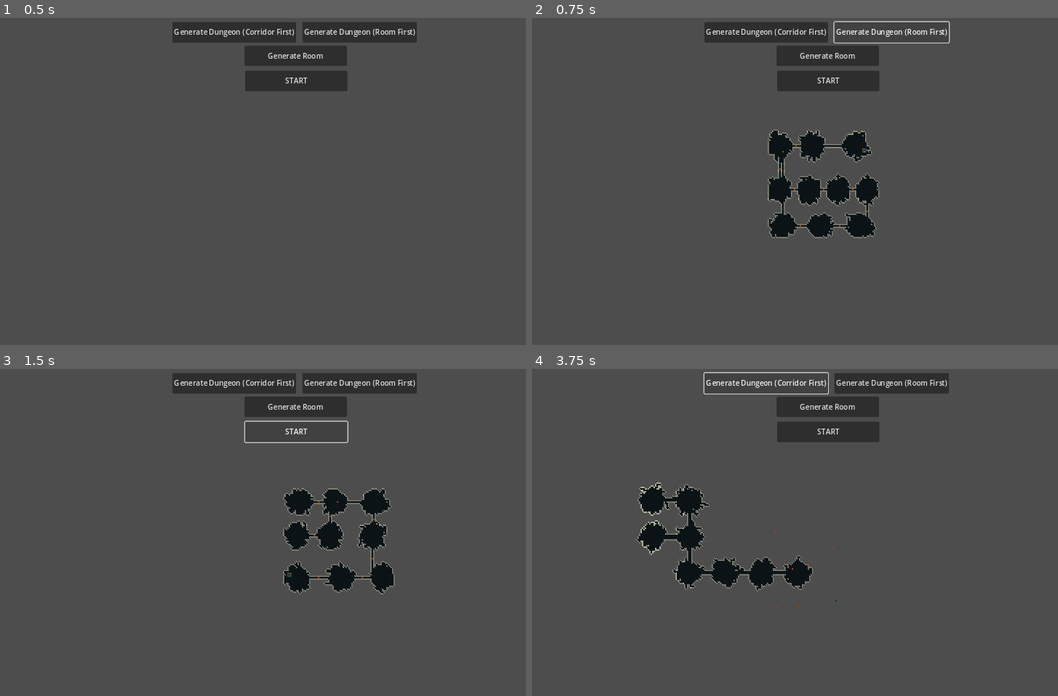
Above: before the commit, frames 1-4 (two rows, left to right).
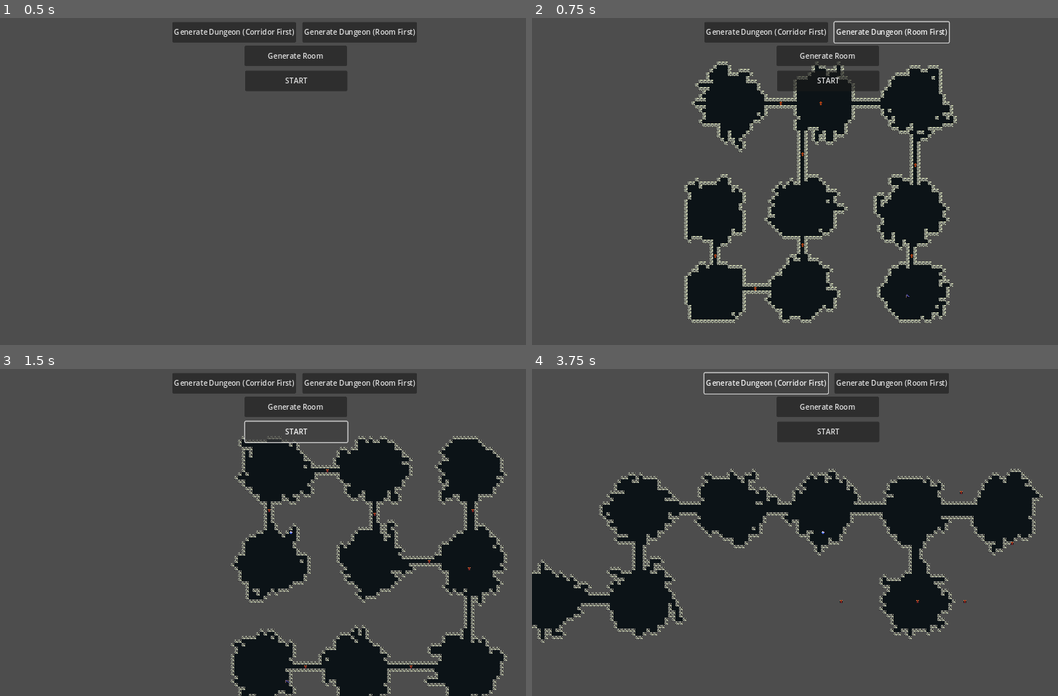
Above: after the commit, the same moments.

Repository: WizardsNStuff/Zealot-of-Wanderlust
Game: Godot game, scene res://Proc Gen/proc_gen.tscn
Same seed, same stepped clock (60 frames per second), same inputs: the game is played once before the commit and once after it. This scene is started directly instead of the project's main scene.
Inputs:
- Up to frame 1 (0.5 s): no input
- Up to frame 2 (0.75 s): click "Generate Dungeon (Room First)" at 0.5 s
- Up to frame 3 (1.5 s): click "START" at 1.25 s
- Up to frame 4 (3.75 s): click "START" at 2 s; click "Generate Room" at 2.75 s; click "Generate Dungeon (Corridor Fi…" at 3.5 s

Frame 1 is identical in both runs. In frame 2, 22% of the frame differs, in the area x 28-81%, y 13-94%; in frame 3, 23%, in the area x 43-97%, y 20-100%; in frame 4, 22%.

Commit message:
refractored exit room code and added helper methods

Diff:
--- a/zealot-of-wanderlust/Proc Gen/proc_gen.tscn
+++ b/zealot-of-wanderlust/Proc Gen/proc_gen.tscn
@@ -202,7 +202,7 @@
 shape = SubResource("RectangleShape2D_7hbav")
 
 [node name="Camera2D" type="Camera2D" parent="Player"]
-zoom = Vector2(0.1, 0.1)
+zoom = Vector2(0.25, 0.25)
 
 [node name="Camera2D" type="Camera2D" parent="."]
 zoom = Vector2(0.25, 0.25)
--- a/zealot-of-wanderlust/Proc Gen/proc_gen_controller.gd
+++ b/zealot-of-wanderlust/Proc Gen/proc_gen_controller.gd
@@ -488,7 +488,7 @@
 	if (proc_gen_data.random_walk_room):
 		# generate rooms using a random walk algorithm
 		# the room data is populated in the 'rooms_dict_array' for further processing
-		floor_tiles = create_random_walk_rooms(rooms_list, rooms_dict_array)
+		create_random_walk_rooms(rooms_list, rooms_dict_array, floor_tiles)
 	else:
 		# create simple rooms by converting the AABB rooms into floor tiles stored in a dictionary
 		floor_tiles = create_simple_rooms(rooms_list)
@@ -515,37 +515,20 @@
 	# create walls around the corridors using the positions stored in floor_positions
 	create_walls(floor_tiles, wall_tilemap_layer, wall_atlas_id, corridor_wall_tile_pos)
 
-	# tterate through each room dictionary in the rooms_dict_array to find the exit room
+	# get the dictionary containing all the data for the exit room
+	var exit_room : Dictionary = get_exit_room_dict(rooms_dict_array)
+
+	# add one staircase to the exit room at a random position
+	add_tile_at_random_positions(
+		exit_room["floor_positions"],
+		1,
+		staircase_tilemap_layer,
+		staircase_tilemap_layer.atlas_id,
+		staircase_tilemap_layer.upward_staircase_tile_atlas_position
+	)
+
 	for room_dict in rooms_dict_array:
-		# check if the current room has an exit
-		if room_dict["exit"] == true:
-
-			# get the floor positions for the room
-			var room_floor_positions : Dictionary = room_dict["floor_positions"]
-
-			# pick a random position from the floor positions to place the staircase
-			var random_tile_position = room_floor_positions.keys().pick_random()
-
-			# dictionary to hold padding tiles around the staircase
-			var staircase_padding_tiles : Dictionary = {}
-
-			# paint the staircase at the chosen tile position in the staircase tilemap layer
-			paint_single_tile(staircase_tilemap_layer, staircase_tilemap_layer.atlas_id, random_tile_position, staircase_tilemap_layer.upward_staircase_tile_atlas_position)
-
-			# create a 3x3 padding area around the staircase tile
-			for x in range(-1, 2):
-				for y in range(-1, 2):
-
-					# check if the neighboring tile positions are valid and not the staircase tile position
-					if room_floor_positions.keys().has(random_tile_position + Vector2i(x, y)) && Vector2i(x,y) != Vector2i.ZERO:
-
-						# add the padding tiles to the dictionary
-						staircase_padding_tiles[random_tile_position + Vector2i(x, y)] = null
-
-			# paint the padding tiles around the staircase in the staircase tilemap layer
-			paint_tiles(staircase_padding_tiles, staircase_tilemap_layer, staircase_tilemap_layer.atlas_id, staircase_tilemap_layer.staircase_padding_tile_atlas_position)
-
-		elif room_dict.has("outgoing_corridor"):
+		if room_dict.has("outgoing_corridor") && room_dict["outgoing_corridor"] != null:
 			var outgoing_corridor : Array = room_dict["outgoing_corridor"]
 			var door_position  : Vector2i
 			var current_floor : Dictionary = room_dict["floor_positions"]
@@ -575,13 +558,27 @@
 
 	return rooms_dict_array
 
+func get_exit_room_dict(rooms_dict_array : Array[Dictionary]) -> Dictionary:
+	for room_dict in rooms_dict_array:
+		if room_dict["exit"] == true:
+			return room_dict
+	return {}
+
+func add_tile_at_random_positions(floor_tiles : Dictionary, iterations : int, tilemap_layer : TileMapLayer, tilemap_layer_atlas_id : int, tile_atlas_position : Vector2i):
+	var random_floor_position_array : Array = floor_tiles.keys()
+	randomize()
+	random_floor_position_array.shuffle()
+
+	for i in range(0, iterations):
+		var random_position : Vector2i = random_floor_position_array[i]
+
+		# paint the tile at the chosen random position in the given tilemap layer
+		paint_single_tile(tilemap_layer, tilemap_layer_atlas_id, random_position, tile_atlas_position)
+
 # generates floor positions within defined rooms using a random walk algorithm
 # each room's center is used as the starting point for the random walk, and
 # positions generated are validated to ensure they fall within the room's bounds
-func create_random_walk_rooms(rooms_list : Array[AABB], rooms_dict_array : Array[Dictionary]) -> Dictionary:
-	# dictionary to hold the floor positions generated by random walks
-	var floor_positions : Dictionary = {}
-
+func create_random_walk_rooms(rooms_list : Array[AABB], rooms_dict_array : Array[Dictionary], floor_tiles : Dictionary):
 	# iterate over each room defined in the rooms_list
 	for i in range(0, rooms_list.size()):
 
@@ -622,7 +619,7 @@
 				valid_floor_positions[position] = null
 
 		# merge the valid floor positions into the overall floor positions dictionary
-		floor_positions.merge(valid_floor_positions)
+		floor_tiles.merge(valid_floor_positions)
 
 		# create a dictionary to store room details
 		var room_dict : Dictionary = {
@@ -641,9 +638,6 @@
 		# append the room dictionary to the rooms dictionary array
 		rooms_dict_array.append(room_dict)
 
-	# return the dictionary containing all the positions of the floor tiles for the rooms
-	return floor_positions
-
 # connects rooms by creating corridors between their centers
 # the rooms are represented by their center points, and the corridors
 # are stored in a dictionary where each key is a tile position along the corridor
@@ -875,7 +869,9 @@
 		rooms_list.append(room)
 		return
 
-	if sy >= (min_room_height * 2):
+	var random_split : float = randf() >= 0.5
+
+	if random_split && sy >= (min_room_height * 2):
 		# split horizontal
 
 		if proc_gen_data.bsp_random_splits == true:
